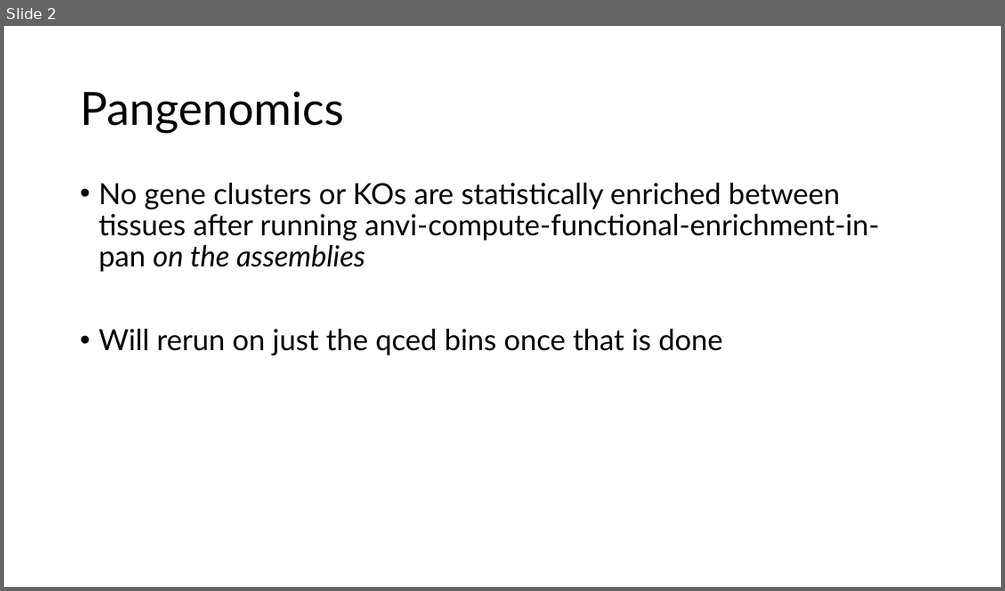
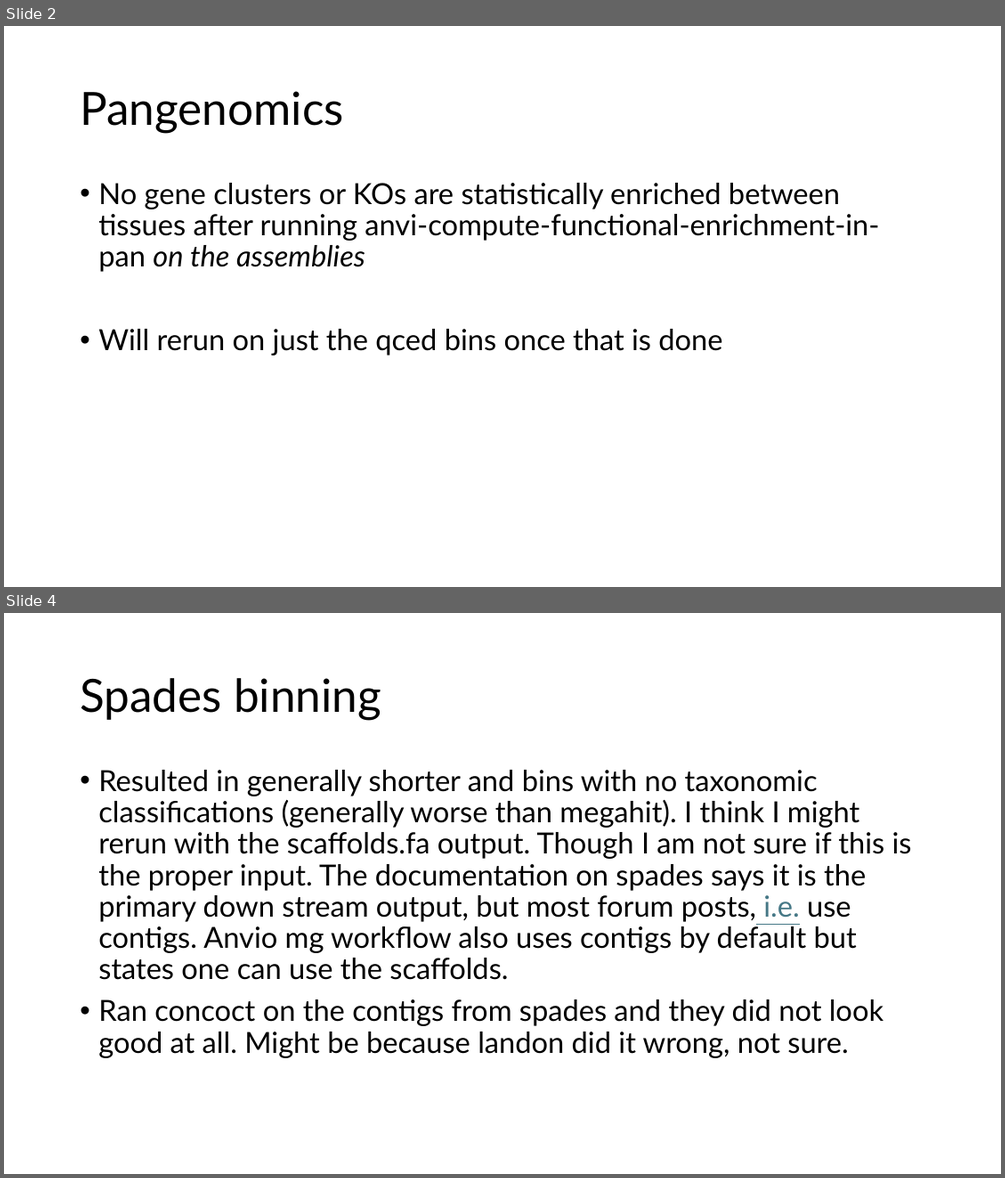
Before and after one commit to jjcolgan/snvAnalysis, a slide deck: pangenomicsAnalysis/pangenomics lab notebook.pptx. Shown one above the other, each under a label of ours: slide 2 before the commit, slides 2 and 4 after it; the slides between them are not shown. The pictures are 1005x591 and 1005x1178 pixels, drawn with LibreOffice and Linux fonts; fonts in the diff are those of the drawing. Boxes give left, top, right and bottom in pixels: in the first picture for what was removed or moved away, otherwise in the second. Text is boxed around its words. In the diff, an @@ line names an element or a change of style, - is before the commit and + after.

```diff
--- a/pangenomicsAnalysis/pangenomics lab notebook.pptx
+++ b/pangenomicsAnalysis/pangenomics lab notebook.pptx
@@ slide 4 added at [4, 613, 1001, 1174], background #FFFFFF @@
@@ title added at [80, 678, 381, 720], 44 pt, text #000000 @@
+Spades binning
@@ text added at [98, 770, 912, 1058], 28 pt, text #000000 @@
+• Resulted in generally shorter and bins with no taxonomic classifications (generally worse than megahit). I think I might rerun with the scaffolds.fa output. Though I am not sure if this is the proper input. The documentation on spades says it is the primary down stream output, but most forum posts, i.e. use contigs. Anvio mg workflow also uses contigs by default but states one can use the scaffolds.
+• Ran concoct on the contigs from spades and they did not look good at all. Might be because landon did it wrong, not sure.
```
Also in this commit, not shown: 3 other slides added, 8 other files.
